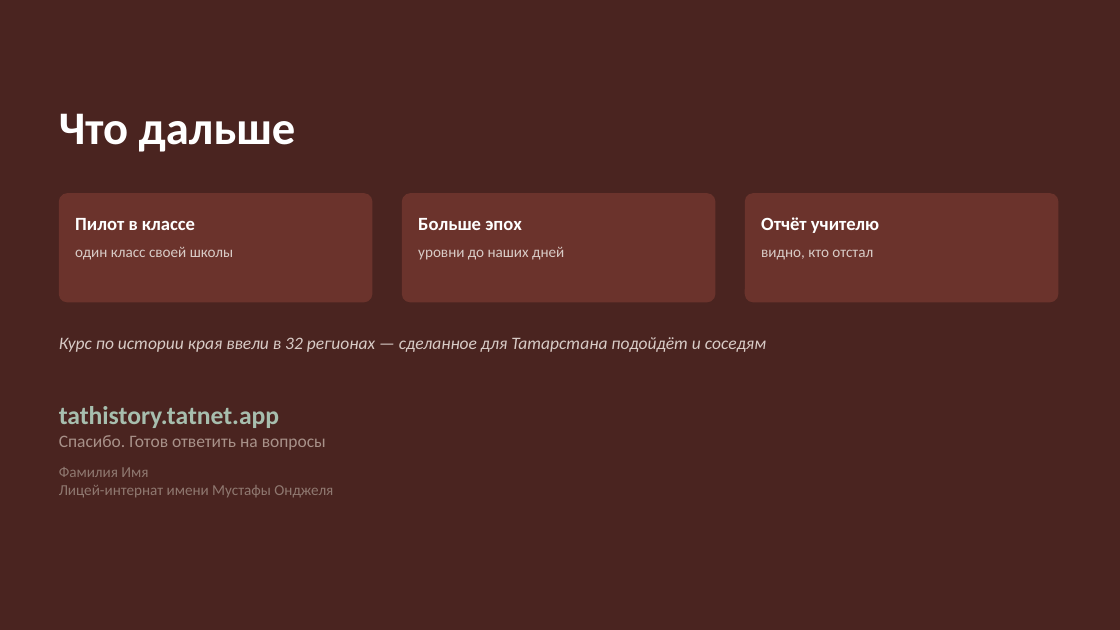
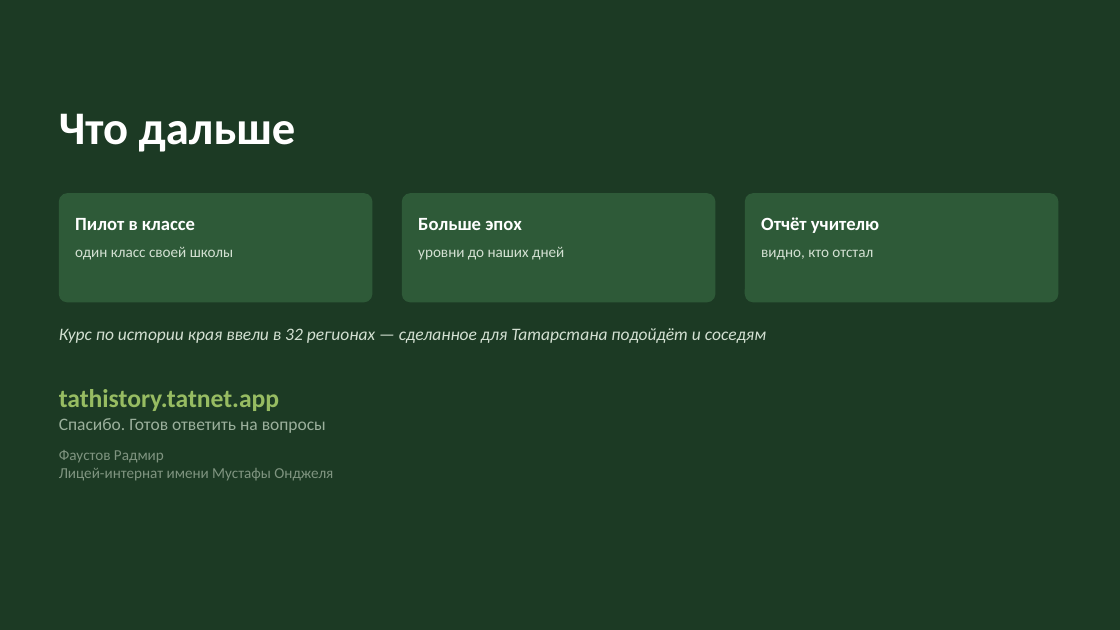
Before and after one commit to amirfazulen-byte/project, a slide deck: slide 5 of deck/Путешествие сквозь тысячелетия.pptx. Drawn at 1120x630 pixels with LibreOffice and Linux fonts; fonts in the diff are those of the drawing. Boxes give left, top, right and bottom in pixels: in the first picture for what was removed or moved away, otherwise in the second. Text is boxed around its words. In the diff, an @@ line names an element or a change of style, - is before the commit and + after.

```diff
--- a/deck/Путешествие сквозь тысячелетия.pptx
+++ b/deck/Путешествие сквозь тысячелетия.pptx
@@ background #4A2420 to #1C3A24 @@
@@ fill #6B332C to #2E5A38 in 3 elements at box(59, 193, 372, 302), box(402, 193, 715, 302), box(745, 193, 1059, 302) @@
@@ text in rounded rectangle at box(75, 247, 233, 260): text colour #D8CBC6 to #D3E0D2 in "один класс своей школы" @@
@@ text in rounded rectangle at box(418, 247, 564, 260): text colour #D8CBC6 to #D3E0D2 in "уровни до наших дней" @@
@@ text in rounded rectangle at box(761, 249, 873, 260): text colour #D8CBC6 to #D3E0D2 in "видно, кто отстал" @@
@@ text "Курс по истории края ввели ...": place and size @@
-text "Курс по истории края ввели ..." at box(59, 337, 766, 352)
+text "Курс по истории края ввели ..." at box(59, 328, 766, 343)
@@ text "Курс по истории края ввели ..." at box(59, 328, 766, 343): text colour #D8CBC6 to #D3E0D2 @@
@@ text at box(59, 389, 333, 481): text colour #A7BEAE to #97BC62 in "tathistory.tatnet.app"; text colour #A89189 to #9BB09C in "Спасибо. Готов ответить на вопросы"; text colour #8F7870 to #7F9480 in "Лицей-интернат имени Мустафы Онджеля" @@
@@ text "tathistory.tatnet.app": place and size @@
-text "tathistory.tatnet.app" at box(59, 406, 333, 497)
+text "tathistory.tatnet.app" at box(59, 389, 333, 481)
@@ text at box(59, 450, 164, 463): text changed; text colour #8F7870 to #7F9480 @@
-Фамилия Имя
+Фаустов Радмир
```
Also in this commit, not shown: 4 other slides changed, 6 other files.
